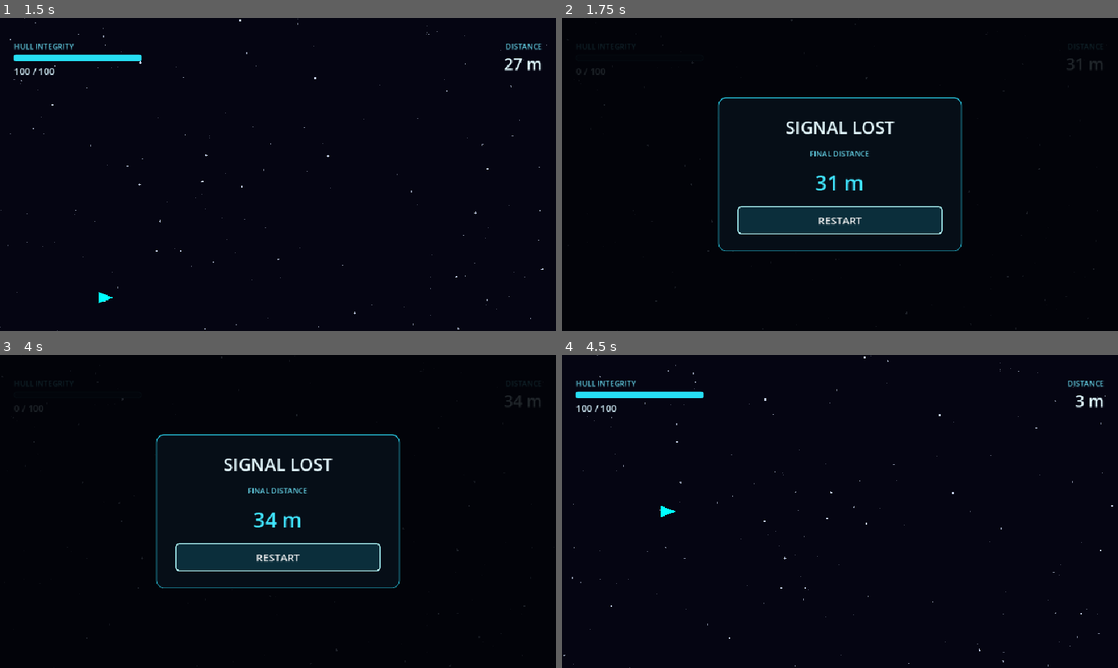
Above: before the commit, frames 1-4 (two rows, left to right).
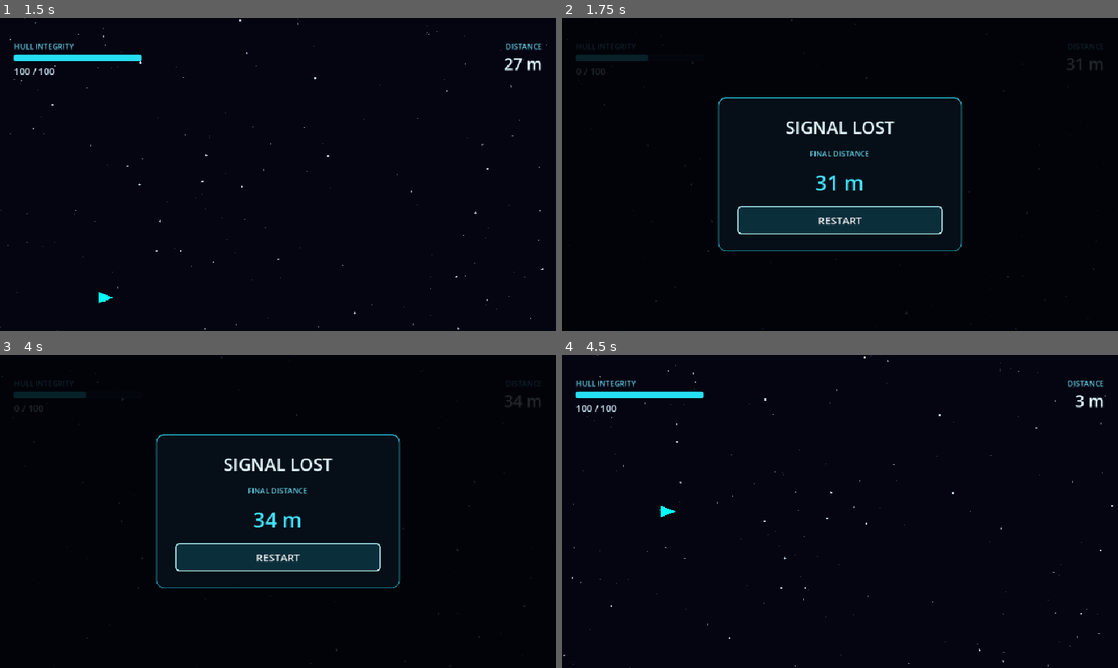
Above: after the commit, the same moments.

Repository: EzaanSaeed/OrbitBreaker
Game: Godot game, scene res://scenes/main.tscn
The game is run twice, just before and just after one commit, with the same random seed, the same clock (stepped at 60 frames per second) and the same inputs.
Inputs (mouse positions are in pixels of both pictures, inside the frame that each line leads up to):
- Up to frame 1 (1.5 s): move the mouse to (400, 158) at 0.52 s; hold S (thrust_down) from 0.53 s (still down); tap I at 0.6, 1.35 s; click (400, 158) at 0.67 s; move the mouse to (166, 190) at 1.27 s; click (166, 190) at 1.42 s
- Up to frame 2 (1.75 s): keep holding S (thrust_down)
- Up to frame 3 (4 s): release S (thrust_down) at 2 s; click "RESTART" at 2 s; move the mouse to (333, 442) at 2.77 s; hold S (thrust_down) from 2.78 s (still down); tap I at 2.85, 3.6 s; click (333, 442) at 2.92 s; move the mouse to (250, 574) at 3.52 s; click (250, 574) at 3.67 s
- Up to frame 4 (4.5 s): release S (thrust_down) at 4.25 s; click "RESTART" at 4.25 s

Frame 1 is identical in both runs. In frame 2, 0.2% of the frame differs, in the area x 2-16%, y 11-14%; in frame 3, 0.2%; in frame 4, nothing differs.

Commit message:
feat: polish player feedback and HUD animations

Diff:
--- a/scenes/hud.tscn
+++ b/scenes/hud.tscn
@@ -118,6 +118,7 @@
 theme_override_styles/background = SubResource("BarBackground")
 theme_override_styles/fill = SubResource("BarFill")
 max_value = 1.0
+step = 0.0
 show_percentage = false
 
 [node name="HealthValue" type="Label" parent="Layout/TopMargin/TopRow/Health" unique_id=1984829112]
@@ -125,6 +126,14 @@
 theme_override_colors/font_color = Color(0.85, 0.96, 1, 1)
 theme_override_font_sizes/font_size = 16
 text = "-- / --"
+
+[node name="BoostIndicator" type="Label" parent="Layout/TopMargin/TopRow/Health"]
+visible = false
+layout_mode = 2
+mouse_filter = 2
+theme_override_colors/font_color = Color(1, 0.75, 0.2, 1)
+theme_override_font_sizes/font_size = 14
+text = "THRUST x1.5  |  5.0 s"
 
 [node name="Spacer" type="Control" parent="Layout/TopMargin/TopRow" unique_id=1076357721]
 layout_mode = 2
--- a/scripts/hud.gd
+++ b/scripts/hud.gd
@@ -15,6 +15,10 @@
 @onready var _game_over: Control = $Layout/GameOverPanel
 @onready var _final_score: Label = $Layout/GameOverPanel/Center/Card/Padding/Content/FinalScore
 @onready var _restart: Button = $Layout/GameOverPanel/Center/Card/Padding/Content/RestartButton
+@onready var _boost_indicator: Label = $Layout/TopMargin/TopRow/Health/BoostIndicator
+var _player: Spaceship
+var _health_tween: Tween
+var _health_initialized: bool = false
 
 func _ready() -> void:
 	_restart.pressed.connect(func(): restart_requested.emit())
@@ -24,7 +28,24 @@
 	# Read the existing Player state once; subsequent updates use that signal.
 	var controller := get_parent() as GameController
 	if controller != null and controller.player != null:
+		_player = controller.player
 		update_health(controller.player.health, controller.player.max_health)
+	_update_boost_indicator()
+
+
+func _process(_delta: float) -> void:
+	_update_boost_indicator()
+
+
+func _update_boost_indicator() -> void:
+	var active := is_instance_valid(_player) and _player.is_alive \
+		and _player.thrust_multiplier > 1.0 and _player.boost_time_remaining > 0.0
+	_boost_indicator.visible = active
+	if active:
+		var text := "THRUST x%.1f  |  %.1f s" % [
+			_player.thrust_multiplier, ceilf(_player.boost_time_remaining * 10.0) / 10.0]
+		if _boost_indicator.text != text:
+			_boost_indicator.text = text
 
 
 func update_score(score: int) -> void:
@@ -34,13 +55,22 @@
 
 func update_health(current: int, maximum: int) -> void:
 	assert(maximum > 0 and current >= 0 and current <= maximum)
+	if _health_tween != null:
+		_health_tween.kill()
 	_health_bar.max_value = maximum
-	_health_bar.value = current
 	_health_value.text = "%d / %d" % [current, maximum]
+	if not _health_initialized:
+		_health_bar.value = current
+		_health_initialized = true
+	else:
+		_health_tween = create_tween()
+		_health_tween.tween_property(_health_bar, "value", float(current), 0.2) \
+			.set_trans(Tween.TRANS_QUAD).set_ease(Tween.EASE_OUT)
 
 
 func show_game_over(score: int) -> void:
 	assert(score >= 0)
 	_final_score.text = "%d m" % score
 	_game_over.show()
+	_boost_indicator.hide()
 	_restart.grab_focus()
--- a/scripts/player.gd
+++ b/scripts/player.gd
@@ -24,9 +24,20 @@
 var _standalone: bool = false
 var _thrust_direction: float = 0.0
 var _processing_asteroids: Array[Asteroid] = []
+const _DAMAGE_FLASH_DURATION: float = 0.15
+const _PICKUP_PULSE_DURATION: float = 0.4
+var _damage_flash_remaining: float = 0.0
+var _pickup_pulse_remaining: float = 0.0
+var _pickup_pulse_color: Color = Color.GREEN
+var _ship_visual: Polygon2D
+var _ship_base_color: Color = Color.CYAN
 
 
 func _ready() -> void:
+	# Older local Main scenes also draw a child polygon over the scripted ship.
+	_ship_visual = get_node_or_null("Ship") as Polygon2D
+	if _ship_visual != null:
+		_ship_base_color = _ship_visual.color
 	_assert_configuration()
 	_ensure_input_actions()
 	health = max_health
@@ -39,14 +50,31 @@
 	if not area_entered.is_connected(_on_area_entered):
 		area_entered.connect(_on_area_entered)
 	health_changed.emit(health, max_health)
+	set_process(false)
 	queue_redraw()
 
 
 func _draw() -> void:
+	if is_instance_valid(_ship_visual):
+		_ship_visual.color = _ship_base_color.lerp(
+			Color(1.0, 0.15, 0.15), _damage_flash_remaining / _DAMAGE_FLASH_DURATION)
 	draw_colored_polygon(
 		PackedVector2Array([Vector2(16, 0), Vector2(-10, -10), Vector2(-10, 10)]),
-		Color.CYAN
+		Color.CYAN.lerp(Color(1.0, 0.15, 0.15), _damage_flash_remaining / _DAMAGE_FLASH_DURATION)
 	)
+	if _pickup_pulse_remaining > 0.0:
+		var progress := 1.0 - _pickup_pulse_remaining / _PICKUP_PULSE_DURATION
+		var color := _pickup_pulse_color
+		color.a = 1.0 - progress
+		draw_arc(Vector2.ZERO, lerpf(18.0, 36.0, progress), 0.0, TAU, 24, color, 2.0, true)
+
+
+func _process(delta: float) -> void:
+	_damage_flash_remaining = maxf(0.0, _damage_flash_remaining - delta)
+	_pickup_pulse_remaining = maxf(0.0, _pickup_pulse_remaining - delta)
+	queue_redraw()
+	if _damage_flash_remaining == 0.0 and _pickup_pulse_remaining == 0.0:
+		set_process(false)
 
 
 func _physics_process(delta: float) -> void:
@@ -155,6 +183,9 @@
 	gravity_acceleration = 0.0
 	boost_time_remaining = 0.0
 	thrust_multiplier = 1.0
+	_damage_flash_remaining = 0.0
+	_pickup_pulse_remaining = 0.0
+	set_process(false)
 	set_physics_process(false)
 	# Deferred because damage may be delivered from a physics callback.
 	$CollisionShape2D.set_deferred("disabled", true)
@@ -221,10 +252,21 @@
 		# health_changed/player_died listeners may synchronously trigger another
 		# callback before deactivate() runs. Guard that reentrant interval too.
 		_processing_asteroids.append(area)
+		if area.get_collision_damage() > 0:
+			_damage_flash_remaining = _DAMAGE_FLASH_DURATION
+			set_process(true)
+			queue_redraw()
 		take_damage(area.get_collision_damage())
 		if is_instance_valid(area):
 			area.deactivate()
 		_processing_asteroids.erase(area)
 	elif area is PowerUp and not area.is_collected:
 		# collect() marks the pickup collected before applying its effect.
+		var is_health_pickup := area is HealthBooster
+		var is_thruster_pickup := area is ThrusterBooster
 		area.collect(self)
+		if is_alive and (is_health_pickup or is_thruster_pickup):
+			_pickup_pulse_color = Color(0.15, 1.0, 0.3) if is_health_pickup else Color(1.0, 0.65, 0.05)
+			_pickup_pulse_remaining = _PICKUP_PULSE_DURATION
+			set_process(true)
+			queue_redraw()
--- /dev/null
+++ b/tests/player_polish_test.gd
@@ -0,0 +1,172 @@
+extends SceneTree
+## Godot --headless --path . --fixed-fps 60 --script res://tests/player_polish_test.gd
+## Real Main scene, production spawners and Area2D physics; no production overrides saved.
+
+var main: GameController
+var hits: Array[int] = []
+var deaths: int = 0
+var hit_ids: Array[int] = []
+
+func _initialize() -> void:
+	create_timer(120.0).timeout.connect(func(): quit(1))
+	seed(42)
+	call_deferred("_run")
+
+func _frames(count: int = 5) -> void:
+	for i in count:
+		await physics_frame
+		await process_frame
+
+func _health_text() -> String:
+	return main.hud.get_node("Layout/TopMargin/TopRow/Health/HealthValue").text
+
+func _bar() -> ProgressBar:
+	return main.hud.get_node("Layout/TopMargin/TopRow/Health/HealthBar")
+
+func _boost() -> Label:
+	return main.hud.get_node("Layout/TopMargin/TopRow/Health/BoostIndicator")
+
+func _contact(area: Area2D) -> void:
+	assert(area is Asteroid)
+	assert(area.get_instance_id() not in hit_ids)
+	hit_ids.append(area.get_instance_id())
+	hits.append(main.player.health)
+	assert(main.player.health == 100 - 25 * hits.size())
+	assert(_health_text() == "%d / 100" % main.player.health)
+	assert(not area.is_active and not area.visible)
+	assert(main.player.is_alive == (hits.size() < 4))
+	if main.player.is_alive:
+		assert(main.player._damage_flash_remaining > 0.0)
+	main.player.area_entered.disconnect(_contact)
+	main.player.area_entered.emit(area)
+	main.player.area_entered.connect(_contact)
+	assert(main.player.health == hits.back())
+
+func _run() -> void:
+	main = load("res://scenes/main.tscn").instantiate()
+	root.add_child(main)
+	current_scene = main
+	assert(_bar().value == 100 and not _boost().visible)
+	main.player.area_entered.connect(_contact)
+	main.player.player_died.connect(func(): deaths += 1)
+	# Automated vertical steering; Main's normal spawn, scrolling and gravity run.
+	for frame in 3600:
+		await _frames(1)
+		if hits.size() == 4:
+			break
+		assert(main.player.is_alive)
+		var target_y := 40.0
+		var closest_x := INF
+		for asteroid in main.world.active_asteroids:
+			if asteroid.is_active and asteroid.position.x > 140 and asteroid.position.x < 300 and asteroid.position.x < closest_x:
+				closest_x = asteroid.position.x
+				target_y = asteroid.position.y
+		main.player.position.y = target_y
+		main.player.vertical_velocity = 0.0
+	assert(hits == [75, 50, 25, 0] and deaths == 1)
+	await _frames(20)
+	assert(_bar().value == 0 and not main.player.visible)
+	assert(main.player._damage_flash_remaining == 0 and main.player._pickup_pulse_remaining == 0)
+	assert(main.game_state == GameController.GameState.GAME_OVER)
+	assert(main.hud.get_node("Layout/GameOverPanel").visible)
+	assert(main.hud.get_node("Layout/GameOverPanel/Center/Card/Padding/Content/FinalScore").text == "%d m" % main.get_display_score())
+	main.hud.get_node("Layout/GameOverPanel/Center/Card/Padding/Content/RestartButton").pressed.emit()
+	await scene_changed
+	main = current_scene as GameController
+	assert(_bar().value == 100 and _health_text() == "100 / 100")
+	assert(not _boost().visible and not main.hud.get_node("Layout/GameOverPanel").visible)
+	assert(main.player._damage_flash_remaining == 0 and main.player._pickup_pulse_remaining == 0)
+	print("PASS actual Main: four naturally spawned hits, flash trigger, HP text, animated bar, death and restart")
+
+	# Pause automatic movement only for deterministic overlap/animation checks.
+	main.set_physics_process(false)
+	main.player.set_physics_process(false)
+	var player := main.player
+	var asteroid := main.world.spawn_asteroid()
+	assert(asteroid != null)
+	asteroid.position = player.position
+	await _frames()
+	assert(player.health == 75 and player._damage_flash_remaining > 0)
+	assert(_bar().value > 75 and _bar().value < 100)
+	await _frames(20)
+	assert(player._damage_flash_remaining == 0 and not player.is_processing())
+	assert(_bar().value == 75)
+	main.world.remove_offscreen_objects()
+	await process_frame
+
+	for damage in [0, 10, 0]:
+		player.take_damage(damage)
+		var before := player.health
+		var heal = load("res://scenes/health_booster.tscn").instantiate()
+		heal.position = player.position
+		main.world.add_child(heal)
+		await _frames()
+		assert(player.health == mini(100, before + 25))
+		if before == 75:
+			assert(_bar().value > 75 and _bar().value < 100)
+		assert(heal.is_collected and not heal.visible and not heal.monitorable)
+		assert(player._pickup_pulse_remaining > 0 and player._pickup_pulse_color.g == 1.0)
+		var pulse := player._pickup_pulse_remaining
+		player.area_entered.emit(heal)
+		assert(player._pickup_pulse_remaining == pulse)
+		heal.queue_free()
+		await _frames(30)
+		assert(_bar().value == player.health and player._pickup_pulse_remaining == 0)
+	print("PASS damage flash expiry; healing/cap/full-health collection pulse and one-time collection")
+
+	# Rapid health changes replace the tween; numeric text is never delayed.
+	player.take_damage(25)
+	await _frames(2)
+	player.restore_health(25)
+	player.take_damage(10)
+	assert(_health_text() == "90 / 100")
+	await _frames(20)
+	assert(_bar().value == 90 and player.health == 90)
+
+	var boost = load("res://scenes/thruster_booster.tscn").instantiate()
+	boost.position = player.position
+	main.world.add_child(boost)
+	await _frames()
+	assert(boost.is_collected and not boost.visible and not boost.monitorable)
+	assert(player.thrust_multiplier == 1.5 and player.boost_time_remaining == 5.0)
+	assert(player._pickup_pulse_remaining > 0 and player._pickup_pulse_color.r == 1.0)
+	assert(_boost().visible and "5.0 s" in _boost().text)
+	player.apply_thrust(1.0)
+	player.update_movement(0.1)
+	assert(is_equal_approx(player.vertical_velocity, 90.0))
+	await _frames(1)
+	assert("4.9 s" in _boost().text)
+	player.area_entered.emit(boost)
+	assert(is_equal_approx(player.boost_time_remaining, 4.9))
+	player.apply_thrust(0)
+	player.vertical_velocity = 0
+	player.update_movement(4.9)
+	await _frames(1)
+	assert(player.thrust_multiplier == 1 and not _boost().visible)
+	# A fresh pickup refreshes, rather than stacks, the boost.
+	for i in 2:
+		var refresh = load("res://scenes/thruster_booster.tscn").instantiate()
+		refresh.position = player.position
+		main.world.add_child(refresh)
+		await _frames()
+		assert(player.thrust_multiplier == 1.5 and player.boost_time_remaining == 5.0)
+		player.update_movement(1.0)
+	await _frames(1)
+	assert(_boost().visible and "4.0 s" in _boost().text)
+	player.set_physics_process(true)
+	await _frames(250)
+	player.set_physics_process(false)
+	assert(player.thrust_multiplier == 1.0 and player.boost_time_remaining == 0.0)
+	assert(not _boost().visible)
+	print("PASS rapid health animation; orange pickup pulse; boost countdown, expiry and refresh")
+	player.apply_thrust_boost(1.5, 5.0)
+	var planet := main.world.spawn_planet()
+	assert(planet != null)
+	planet.position = player.position
+	await _frames(20)
+	assert(not player.is_alive and player.health == 0 and _bar().value == 0)
+	assert(not _boost().visible and player._pickup_pulse_remaining == 0)
+	main.queue_free()
+	await process_frame
+	print("PASS planet instant death clears boost/visuals; all Player polish tests")
+	quit()
Not shown, added: tests/player_polish_test.gd.uid
